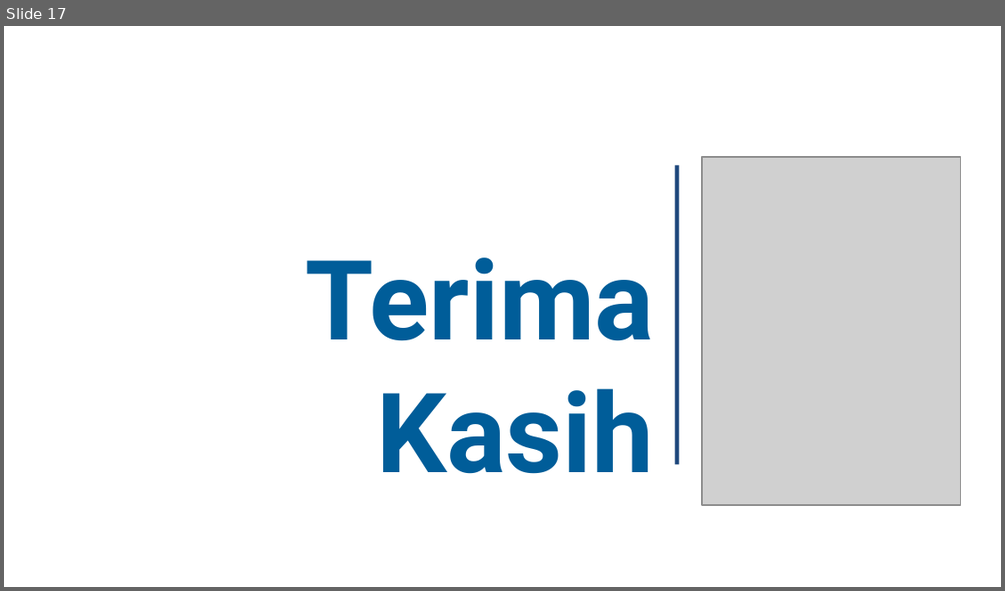
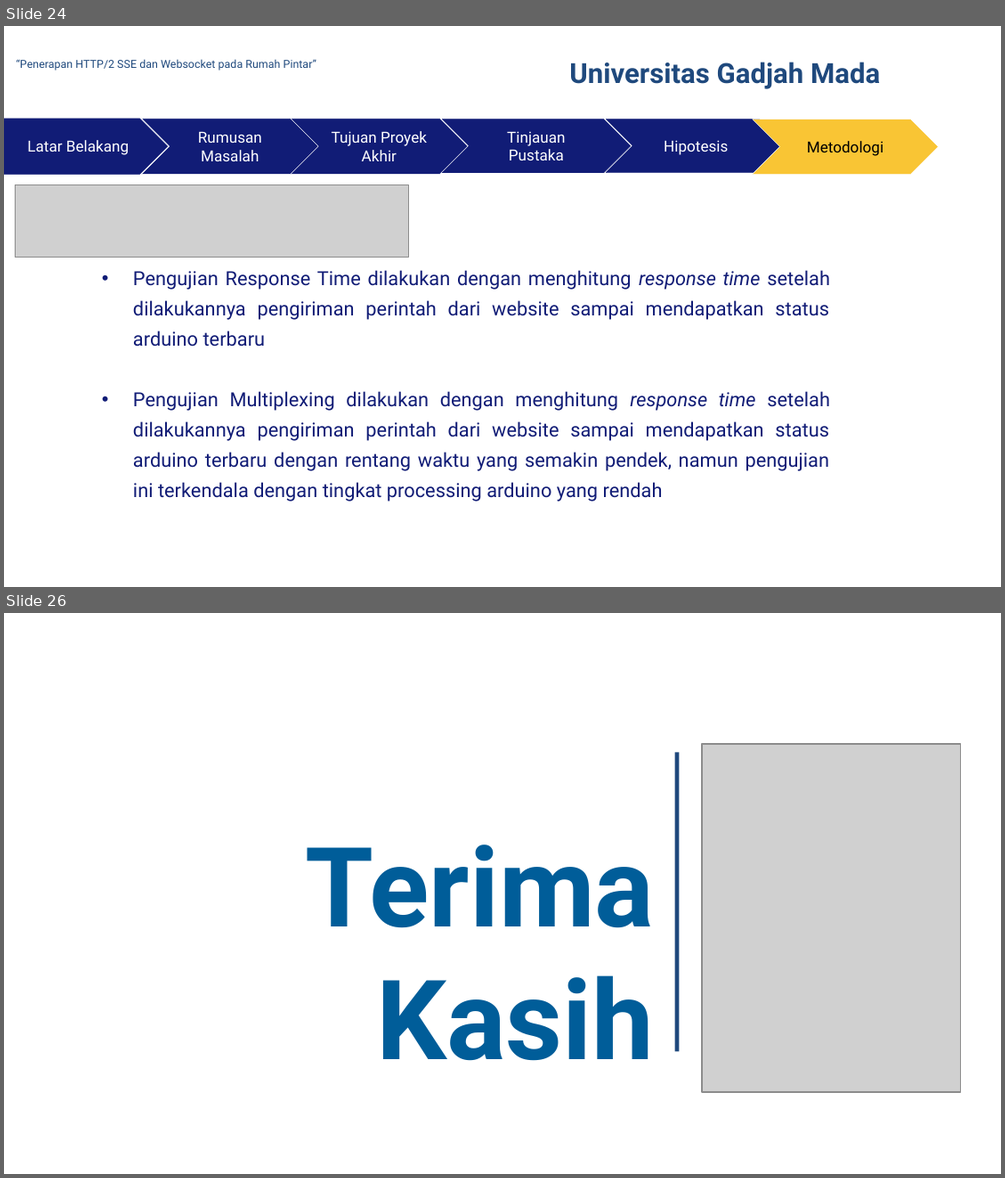
Before and after one commit to rusminto/ws_sse, a slide deck: berkas/ppt muham.pptx. Shown one above the other, each under a label of ours: slide 17 before the commit, slides 24 and 26 after it; the slides between them are not shown. The pictures are 1005x591 and 1005x1178 pixels, drawn with LibreOffice and Linux fonts; fonts in the diff are those of the drawing; grey boxes stand for pictures; background and template pictures are left out. Boxes give left, top, right and bottom in pixels: in the first picture for what was removed or moved away, otherwise in the second. Text is boxed around its words. In the diff, an @@ line names an element or a change of style, - is before the commit and + after.

```diff
--- a/berkas/ppt muham.pptx
+++ b/berkas/ppt muham.pptx
@@ slide 24 added at box(4, 26, 1001, 587), background picture (left out) @@
@@ text added at box(16, 59, 316, 70), 8 pt, text #1F497D @@
+“Penerapan HTTP/2 SSE dan Websocket pada Rumah Pintar”
@@ text added at box(569, 62, 880, 89), 20 pt, text #1F497D, bold @@
+Universitas Gadjah Mada
@@ pentagon arrow added at box(4, 119, 168, 175), fill #111C76, outline #111C76 0.26 pt, 11 pt, text #FFFFFF @@
+Latar Belakang
@@ chevron added at box(142, 119, 319, 175), fill #111C76, outline #FFFFFF 0.26 pt, 11 pt, text #FFFFFF @@
+Rumusan Masalah
@@ chevron added at box(291, 119, 469, 175), fill #111C76, outline #FFFFFF 0.26 pt, 11 pt, text #FFFFFF @@
+Tujuan Proyek Akhir
@@ chevron added at box(442, 119, 630, 173), fill #111C76, outline #111C76 0.26 pt, 11 pt, text #FFFFFF @@
+Tinjauan Pustaka
@@ chevron added at box(606, 119, 786, 172), fill #111C76, outline #111C76 0.26 pt, 11 pt, text #FFFFFF @@
+Hipotesis
@@ chevron added at box(752, 119, 938, 174), fill #F9C534, outline #FFFFFF 0.26 pt, 11 pt, text #000000 @@
+Metodologi
@@ picture added at box(15, 185, 408, 257) @@
@@ text added at box(133, 270, 830, 501), 14 pt, text #111C76 @@
+• Pengujian Response Time dilakukan dengan menghitung response time setelah dilakukannya pengiriman perintah dari website sampai mendapatkan status arduino terbaru
+• Pengujian Multiplexing dilakukan dengan menghitung response time setelah dilakukannya pengiriman perintah dari website sampai mendapatkan status arduino terbaru dengan rentang waktu yang semakin pendek, namun pengujian ini terkendala dengan tingkat processing arduino yang rendah
@@ what was slide 17 is now slide 26 @@
```
Also in this commit, not shown: 16 slides changed, 8 other slides added, 12 other files.
